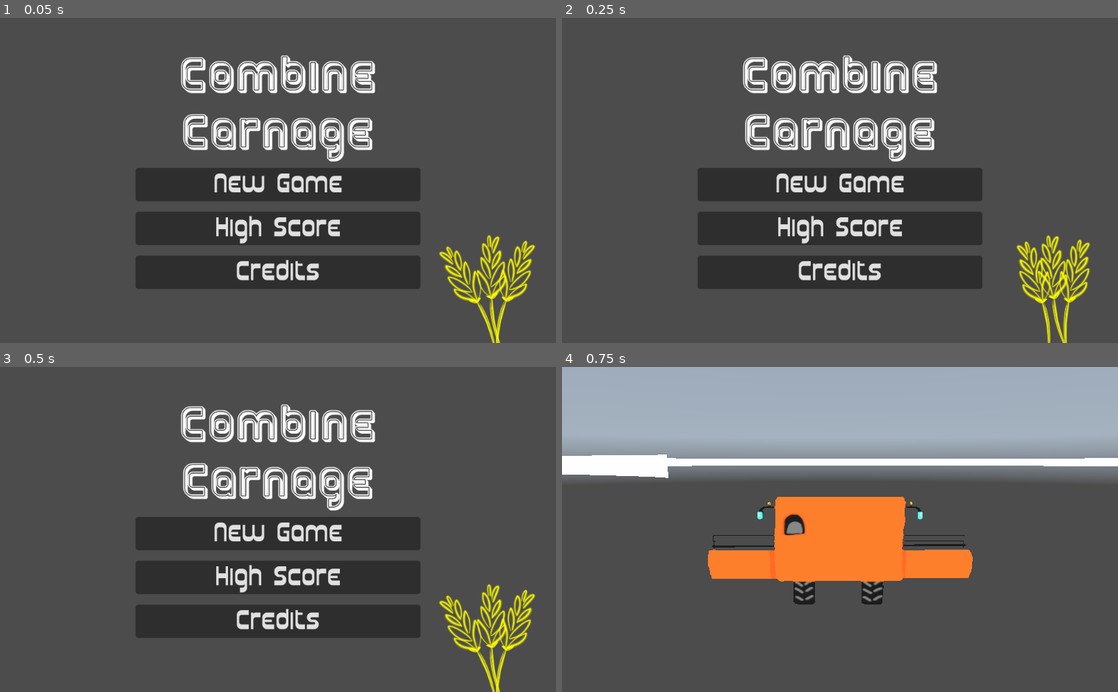
Above: before the commit, frames 1-4 (two rows, left to right).
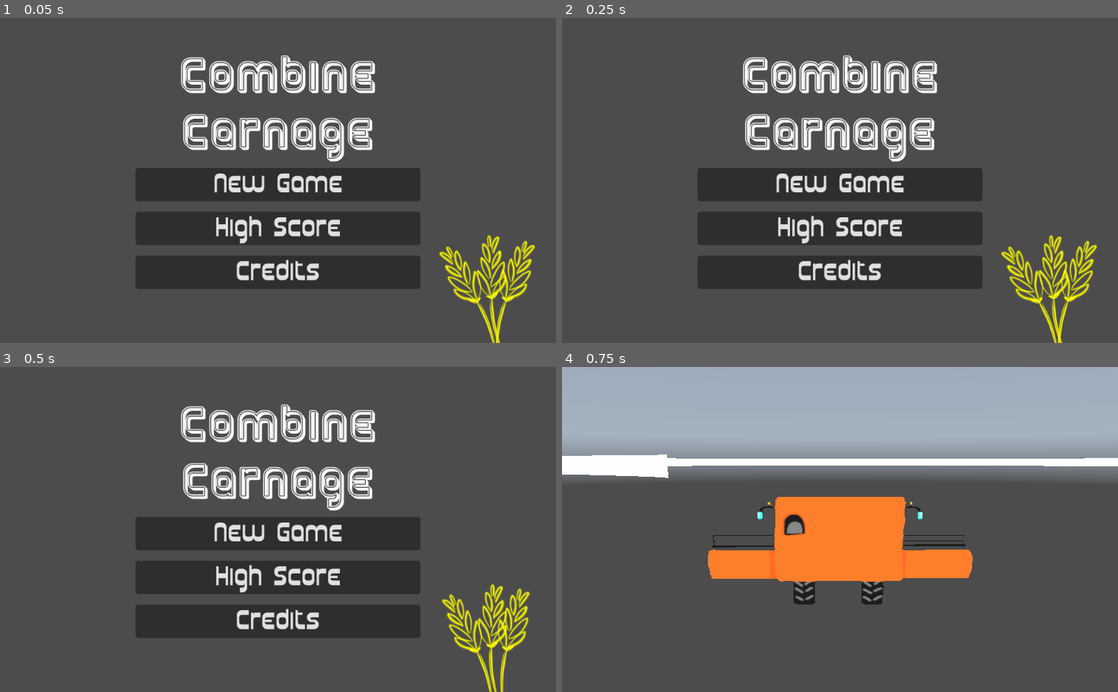
Above: after the commit, the same moments.

Repository: Timendus/ld52
Game: Godot game, scene res://MainMenu.tscn
Same seed, same stepped clock (60 frames per second), same inputs: the game is played once before the commit and once after it. A sky picture missing from this copy of the repository is replaced by a grey-blue gradient. Sound files missing from this copy of the repository are replaced by a short silence.
Inputs:
- Up to frame 1 (0.05 s): no input
- Up to frame 2 (0.25 s): no input
- Up to frame 3 (0.5 s): no input
- Up to frame 4 (0.75 s): click "New Game" at 0.5 s

Frame 1 is identical in both runs. In frame 2, 2.1% of the frame differs, in the area x 79-97%, y 66-100%; in frame 3, 1.9%; in frame 4, nothing differs.

Commit message:
Fix menu background offset

Diff:
--- a/MainMenu.tscn
+++ b/MainMenu.tscn
@@ -54,10 +54,10 @@
 mainGameScene = ExtResource( 4 )
 
 [node name="TextureRect" type="TextureRect" parent="MainMenu"]
-margin_left = -1059.0
-margin_top = -153.0
-margin_right = 3941.0
-margin_bottom = 847.0
+margin_left = -1090.0
+margin_top = -973.0
+margin_right = 3910.0
+margin_bottom = 1527.0
 size_flags_horizontal = 4
 size_flags_vertical = 5
 texture = ExtResource( 5 )
@@ -166,7 +166,7 @@
 scale = Vector2( 0.15, 0.15 )
 frames = SubResource( 6 )
 animation = "weave"
-frame = 2
+frame = 4
 playing = true
 
 [connection signal="button_up" from="MainMenu/MarginContainer/VBoxContainer/VBoxContainer/MarginContainer/New Game Button" to="MainMenu" method="_on_New_Game_Button_button_up"]
